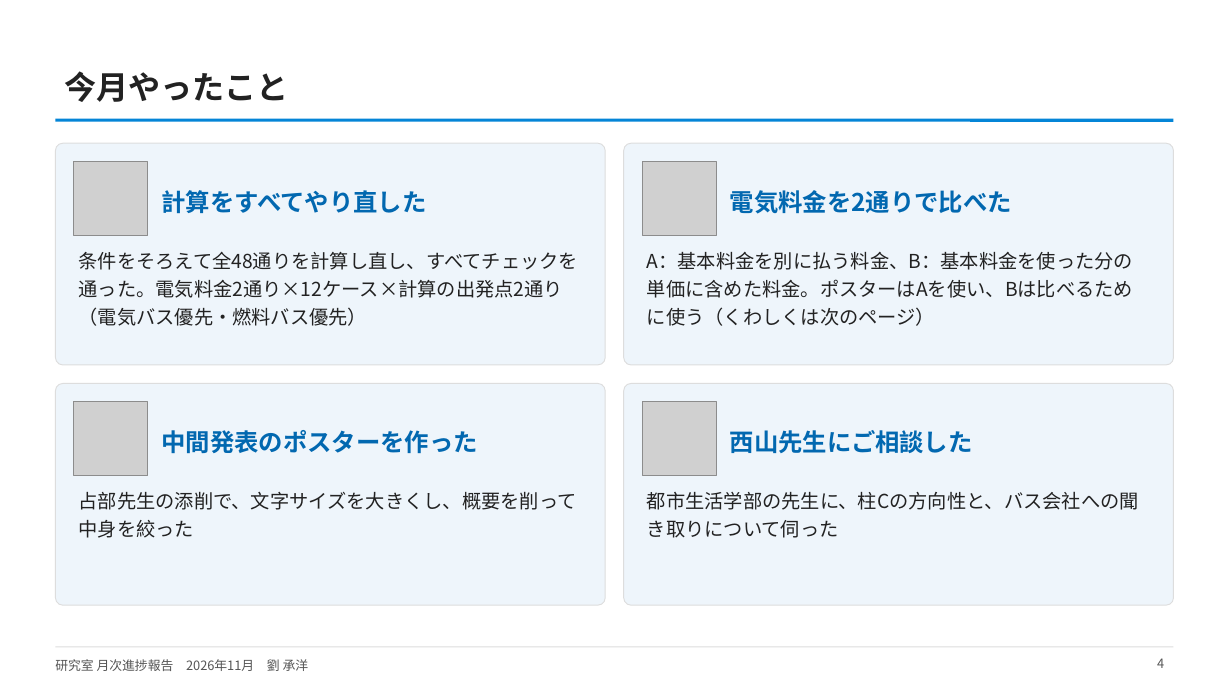
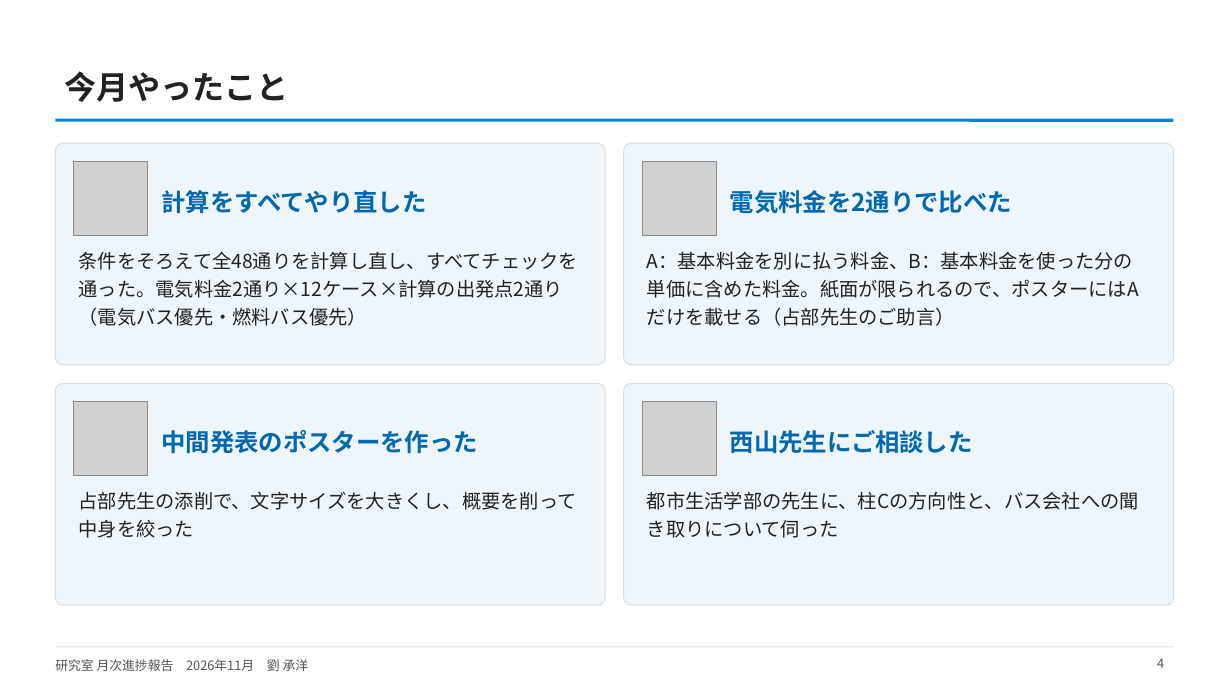
Before and after one commit to CYLIU2003/master-course, a slide deck: slide 4 of outcome/2026-11-19_lab_progress/研究室月次進捗報告_202611_劉.pptx. Drawn at 1232x693 pixels with LibreOffice and Linux fonts; fonts in the diff are those of the drawing; grey boxes stand for pictures. Boxes give left, top, right and bottom in pixels: in the first picture for what was removed or moved away, otherwise in the second. Text is boxed around its words. In the diff, an @@ line names an element or a change of style, - is before the commit and + after.

```diff
--- a/outcome/2026-11-19_lab_progress/研究室月次進捗報告_202611_劉.pptx
+++ b/outcome/2026-11-19_lab_progress/研究室月次進捗報告_202611_劉.pptx
@@ text at bbox=[647, 252, 1139, 326]: text changed @@
-A：基本料金を別に払う料金、B：基本料金を使った分の単価に含めた料金。ポスターはAを使い、Bは比べるために使う（くわしくは次のページ）
+A：基本料金を別に払う料金、B：基本料金を使った分の単価に含めた料金。紙面が限られるので、ポスターにはAだけを載せる（占部先生のご助言）
```
Also in this commit, not shown: 1 slide added, 6 other files.
